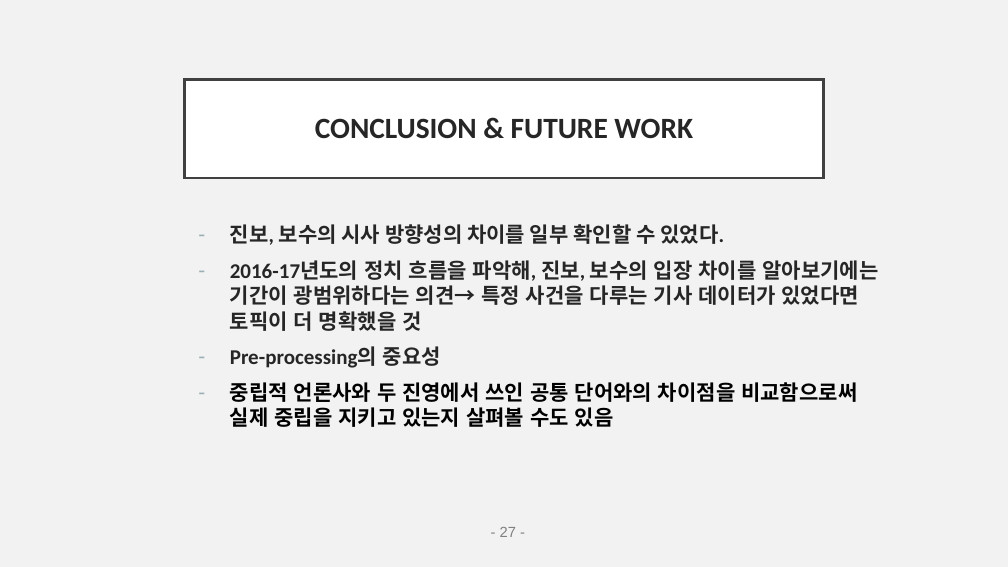
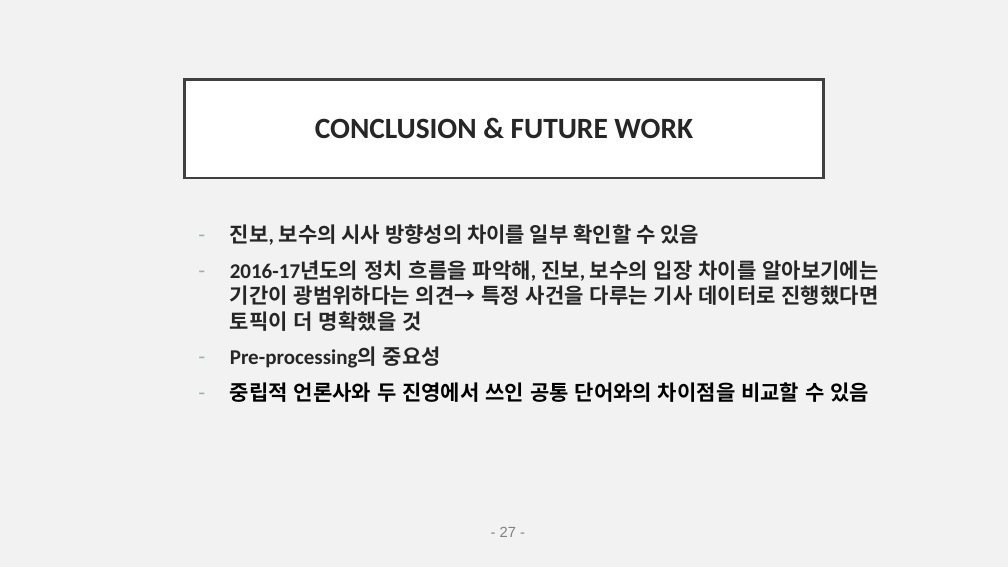
Before and after one commit to EJLEE5826/American_News_Topic_Modeling-using_LDA, a slide deck: slide 29 of final_pptNLP.pptx. Drawn at 1008x567 pixels with LibreOffice and Linux fonts; fonts in the diff are those of the drawing. Boxes give left, top, right and bottom in pixels: in the first picture for what was removed or moved away, otherwise in the second. Text is boxed around its words. In the diff, an @@ line names an element or a change of style, - is before the commit and + after.

```diff
--- a/final_pptNLP.pptx
+++ b/final_pptNLP.pptx
@@ text at box(230, 224, 879, 331): text changed @@
-– 진보, 보수의 시사 방향성의 차이를 일부 확인할 수 있었다.
-– 2016-17년도의 정치 흐름을 파악해, 진보, 보수의 입장 차이를 알아보기에는 기간이 광범위하다는 의견→ 특정 사건을 다루는 기사 데이터가 있었다면 토픽이 더 명확했을 것
+– 진보, 보수의 시사 방향성의 차이를 일부 확인할 수 있음
+– 2016-17년도의 정치 흐름을 파악해, 진보, 보수의 입장 차이를 알아보기에는 기간이 광범위하다는 의견→ 특정 사건을 다루는 기사 데이터로 진행했다면 토픽이 더 명확했을 것
@@ text at box(230, 382, 869, 402): text changed @@
-– 중립적 언론사와 두 진영에서 쓰인 공통 단어와의 차이점을 비교함으로써 실제 중립을 지키고 있는지 살펴볼 수도 있음
+– 중립적 언론사와 두 진영에서 쓰인 공통 단어와의 차이점을 비교할 수 있음
```
Also in this commit, not shown: 1 other slide changed.
